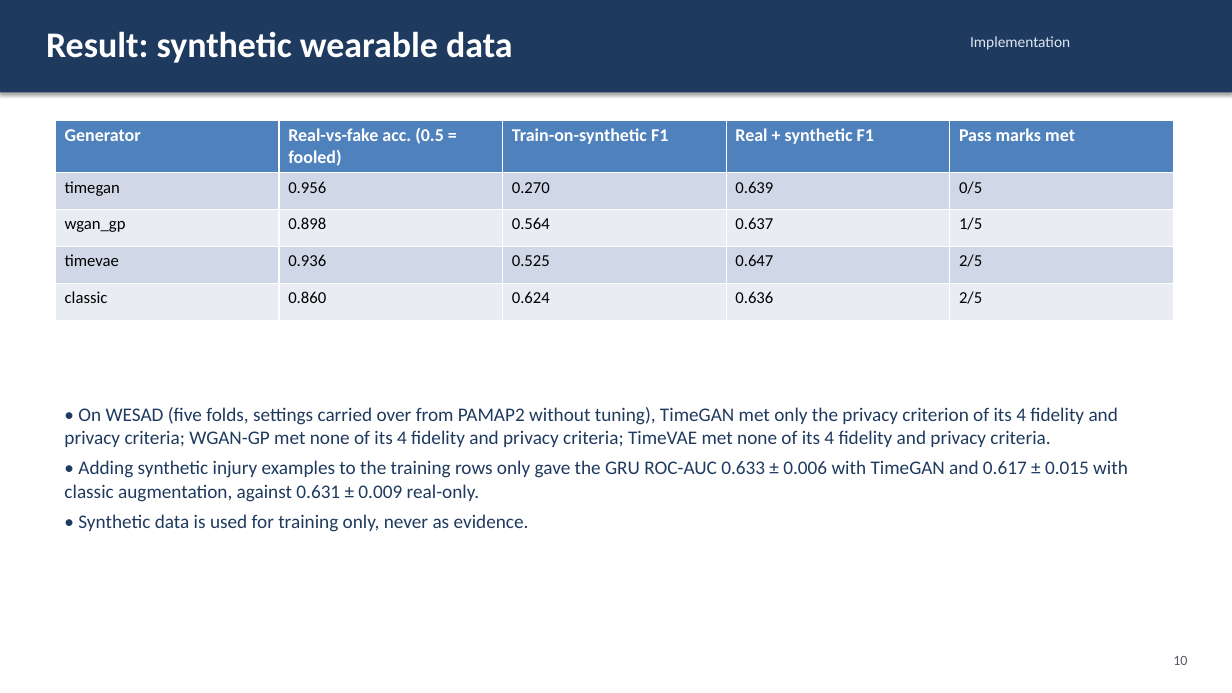
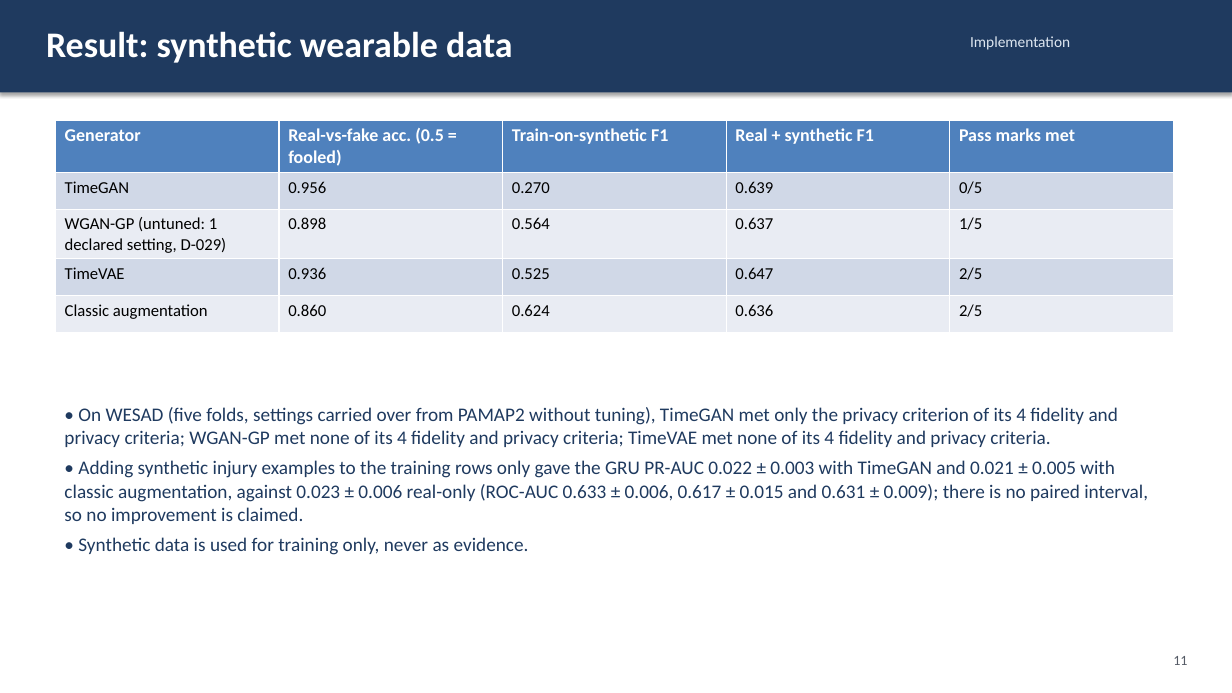
Before and after one commit to NamanJain017/SynAthlete-AIoT, a slide deck: slide 11 of slides/review2.pptx (slide 10 before the commit). Drawn at 1232x693 pixels with LibreOffice and Linux fonts; fonts in the diff are those of the drawing. Boxes give left, top, right and bottom in pixels: in the first picture for what was removed or moved away, otherwise in the second. Text is boxed around its words. In the diff, an @@ line names an element or a change of style, - is before the commit and + after.

```diff
--- a/slides/review2.pptx
+++ b/slides/review2.pptx
@@ table at (x1=55, y1=120, x2=1174, y2=323) @@
-row 2, column 1: timegan
+row 2, column 1: TimeGAN
-row 3, column 1: wgan_gp
+row 3, column 1: WGAN-GP (untuned: 1 declared setting, D-029)
-row 4, column 1: timevae
+row 4, column 1: TimeVAE
-row 5, column 1: classic
+row 5, column 1: Classic augmentation
@@ text at (x1=64, y1=460, x2=1148, y2=524): text changed @@
-• Adding synthetic injury examples to the training rows only gave the GRU ROC-AUC 0.633 ± 0.006 with TimeGAN and 0.617 ± 0.015 with classic augmentation, against 0.631 ± 0.009 real-only.
+• Adding synthetic injury examples to the training rows only gave the GRU PR-AUC 0.022 ± 0.003 with TimeGAN and 0.021 ± 0.005 with classic augmentation, against 0.023 ± 0.006 real-only (ROC-AUC 0.633 ± 0.006, 0.617 ± 0.015 and 0.631 ± 0.009); there is no paired interval, so no improvement is claimed.
@@ text at (x1=1173, y1=656, x2=1187, y2=665): text changed @@
-10
+11
```
Also in this commit, not shown: 9 other slides changed, 1 slide added, 3 other files.
